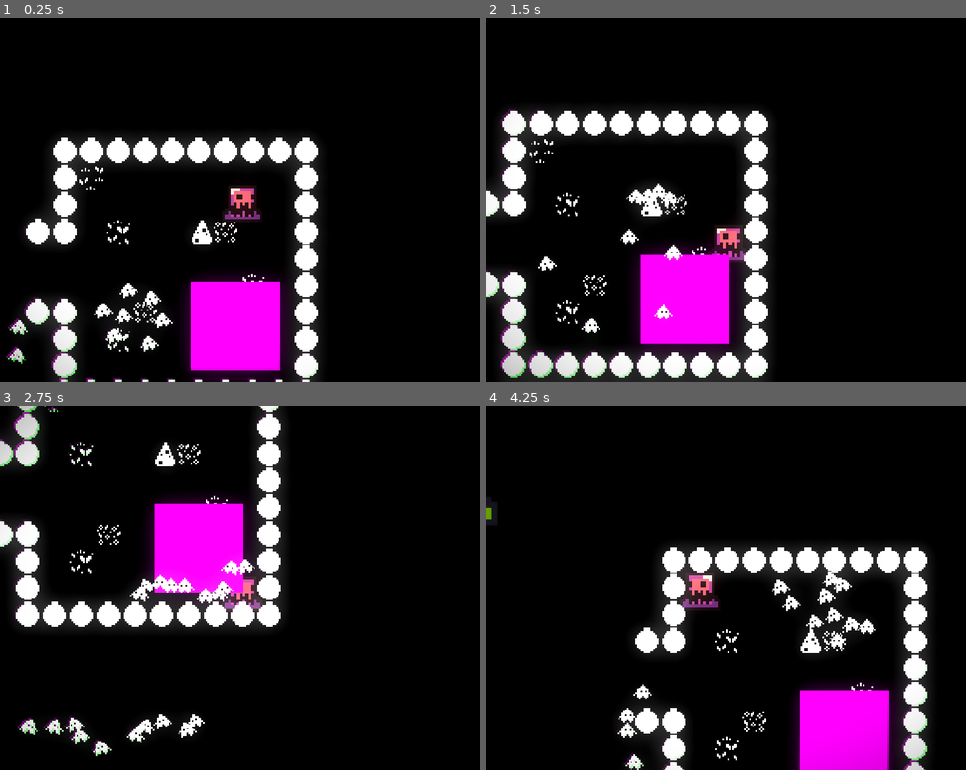
Above: before the commit, frames 1-4 (two rows, left to right).
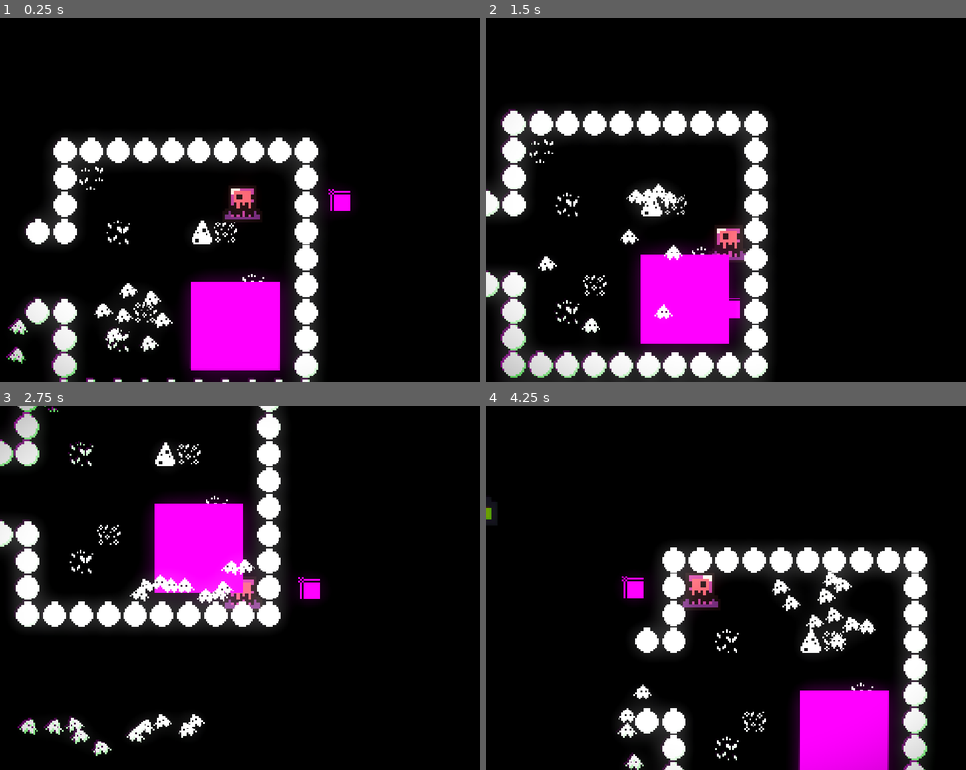
Above: after the commit, the same moments.

Repository: Octaniko/EnemyOfNone
Game: Godot game, scene res://scenes/world.tscn
The game is run twice, just before and just after one commit, with the same random seed, the same clock (stepped at 60 frames per second) and the same inputs.
Inputs:
- Up to frame 1 (0.25 s): no input
- Up to frame 2 (1.5 s): hold D (right) 0.53-1.28 s; hold Shift (recall) 0.53-1.28 s; hold S (down) from 1.28 s (still down); tap Space (rush) at 1.35 s
- Up to frame 3 (2.75 s): release S (down) at 2.03 s; hold D (right) from 2.03 s (still down); hold Shift (recall) from 2.03 s (still down)
- Up to frame 4 (4.25 s): release D (right) at 2.78 s; release Shift (recall) at 2.78 s; hold W (up) 2.78-3.53 s; tap Space (rush) at 2.85 s; hold A (left) from 3.53 s (still down); hold Shift (recall) from 3.53 s (still down)

The runs differ from the first frame. In frame 1, 0.2% of the frame differs, in the area x 68-73%, y 47-53%; in frame 2, 0.1%; in frame 3, 0.2%, in the area x 62-67%, y 47-53%; in frame 4, 0.2%.

Commit message:
feat: Add player cursor

Diff:
--- a/scenes/entities/player/player.tscn
+++ b/scenes/entities/player/player.tscn
@@ -61,6 +61,9 @@
 [sub_resource type="CircleShape2D" id="CircleShape2D_e5uuo"]
 radius = 8.0
 
+[sub_resource type="PlaceholderTexture2D" id="PlaceholderTexture2D_635qg"]
+size = Vector2(13, 13)
+
 [node name="Player" type="CharacterBody2D" groups=["player", "targets"]]
 script = ExtResource("1_3vyb7")
 follow_distance = 0.2
@@ -77,3 +80,7 @@
 shape = SubResource("CircleShape2D_e5uuo")
 
 [node name="FollowPoint" type="Node2D" parent="."]
+
+[node name="Cursor" type="Sprite2D" parent="."]
+position = Vector2(58, 0)
+texture = SubResource("PlaceholderTexture2D_635qg")
--- a/scripts/player.gd
+++ b/scripts/player.gd
@@ -2,6 +2,7 @@
 
 @onready var follow_point: Node2D = $FollowPoint
 @onready var animations: AnimatedSprite2D = $AnimatedSprite2D
+@onready var cursor: Sprite2D = $Cursor
 
 @export var move_speed = 200
 @export var follow_distance := 60.0
@@ -14,6 +15,7 @@
 	if direction != Vector2.ZERO:
 		direction = direction.normalized() * move_speed
 		follow_point.position = -direction * follow_distance
+		cursor.position = direction * follow_distance
 	if direction > Vector2.ZERO:
 		animations.flip_h = false
 	elif direction < Vector2.ZERO:
Not shown: 1 places in scenes/entities/player/player.tscn that only renumber resources
